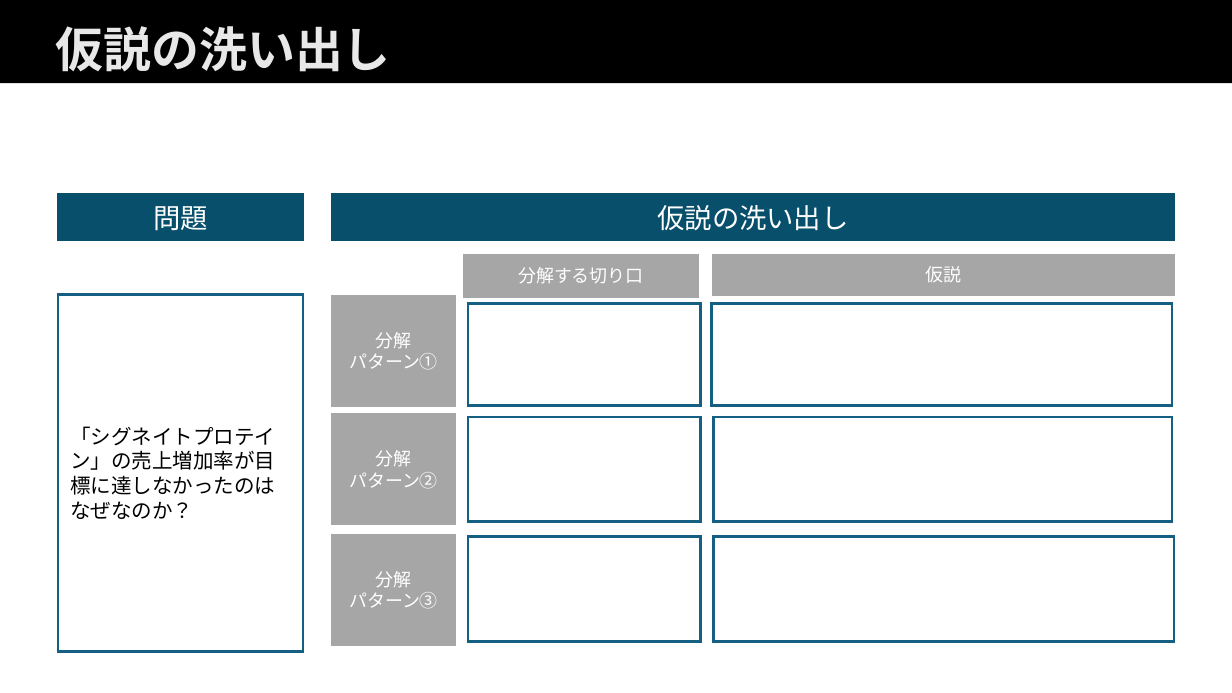
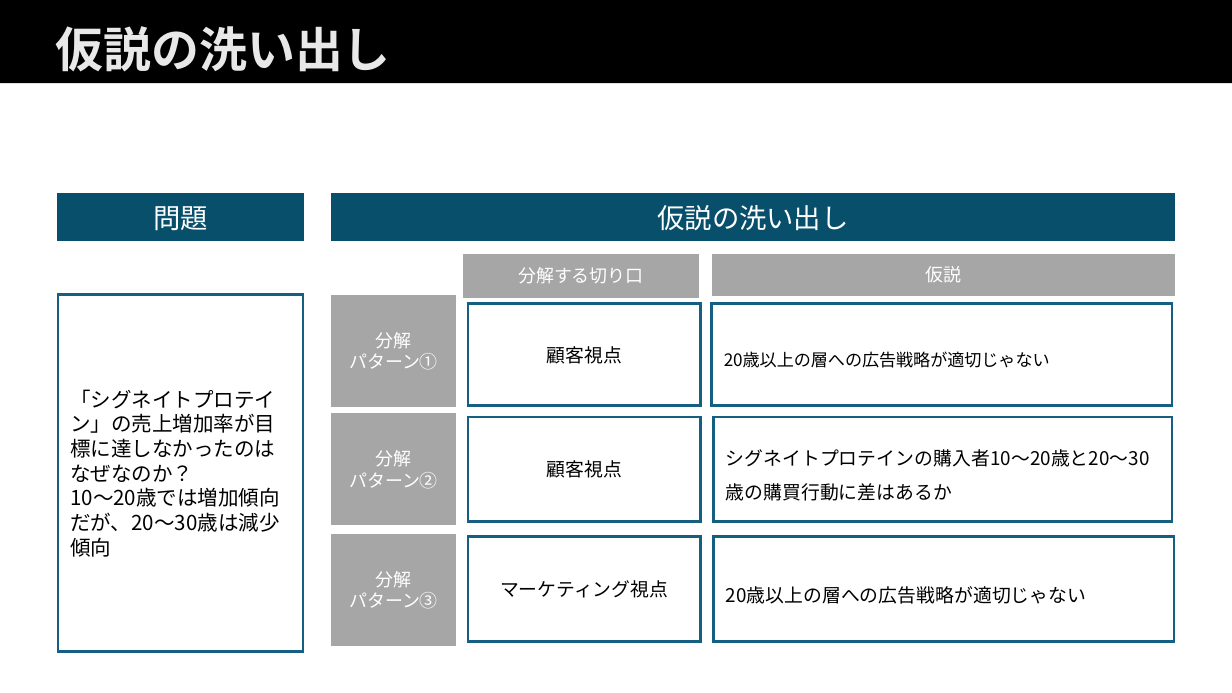
Before and after one commit to T-miyo/test, a slide deck: slide 4 of 演習シート.pptx. Drawn at 1232x693 pixels with LibreOffice and Linux fonts; fonts in the diff are those of the drawing. Boxes give left, top, right and bottom in pixels: in the first picture for what was removed or moved away, otherwise in the second. Text is boxed around its words. In the diff, an @@ line names an element or a change of style, - is before the commit and + after.

```diff
--- a/演習シート.pptx
+++ b/演習シート.pptx
@@ text in rectangle at box(547, 346, 622, 364): text added @@
+顧客視点
@@ text in rectangle at box(724, 351, 1050, 368): text added @@
+20歳以上の層への広告戦略が適切じゃない
@@ text in rectangle at box(726, 449, 1150, 467): text added @@
+シグネイトプロテインの購入者10～20歳と20～30歳の購買行動に差はあるか
@@ text in rectangle at box(547, 460, 622, 478): text added @@
+顧客視点
@@ text in rectangle at box(70, 487, 280, 532): paragraph added @@
+10～20歳では増加傾向だが、20～30歳は減少傾向
@@ text in rectangle at box(500, 580, 668, 598): text added @@
+マーケティング視点
@@ text in rectangle at box(726, 586, 1086, 604): text added @@
+20歳以上の層への広告戦略が適切じゃない
```
Also in this commit, not shown: 1 other slide changed, 1 slide added.
